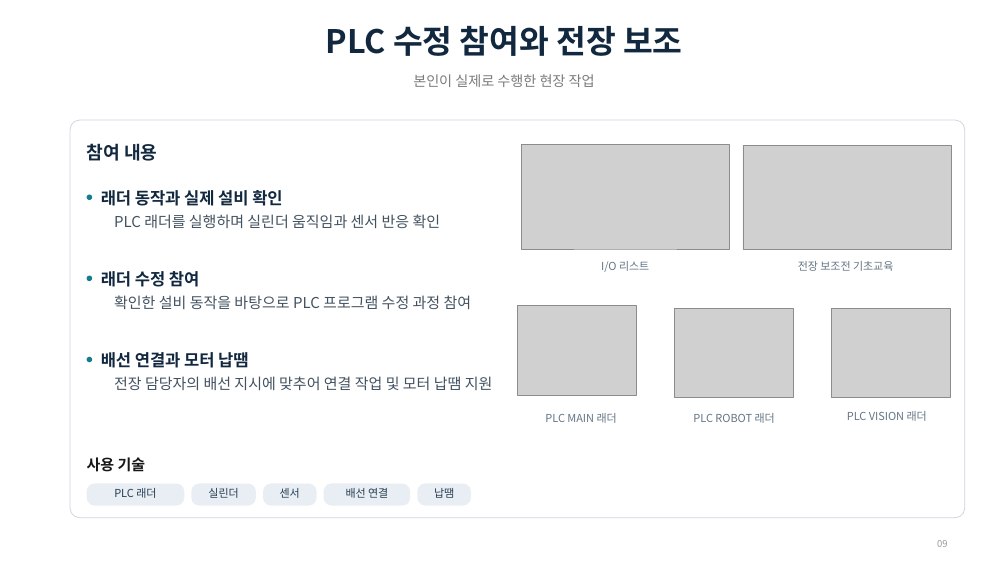
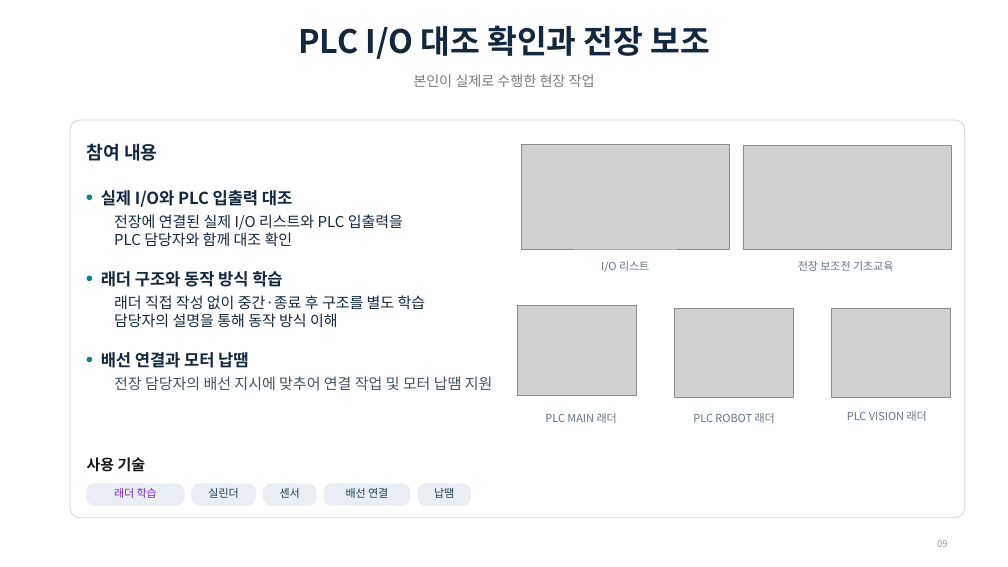
Before and after one commit to ghjyuwe1-sudo/project, a slide deck: slide 9 of portfolio/portfolio.pptx. Drawn at 1008x567 pixels with LibreOffice and Linux fonts; fonts in the diff are those of the drawing; grey boxes stand for pictures. Boxes give left, top, right and bottom in pixels: in the first picture for what was removed or moved away, otherwise in the second. Text is boxed around its words. In the diff, an @@ line names an element or a change of style, - is before the commit and + after.

```diff
--- a/portfolio/portfolio.pptx
+++ b/portfolio/portfolio.pptx
@@ text at [298, 25, 709, 59]: text changed @@
-PLC 수정 참여와 전장 보조
+PLC I/O 대조 확인과 전장 보조
@@ text at [101, 190, 292, 207]: text changed @@
-래더 동작과 실제 설비 확인
+실제 I/O와 PLC 입출력 대조
@@ text at [114, 214, 403, 246]: text changed; text colour #435261 to #12283F @@
-PLC 래더를 실행하며 실린더 움직임과 센서 반응 확인
+전장에 연결된 실제 I/O 리스트와 PLC 입출력을
+PLC 담당자와 함께 대조 확인
@@ text at [101, 271, 282, 287]: text changed @@
-래더 수정 참여
+래더 구조와 동작 방식 학습
@@ text at [114, 295, 426, 328]: text changed; text colour #435261 to #12283F @@
-확인한 설비 동작을 바탕으로 PLC 프로그램 수정 과정 참여
+래더 직접 작성 없이 중간·종료 후 구조를 별도 학습
+담당자의 설명을 통해 동작 방식 이해
@@ text at [114, 488, 157, 498]: text changed; text colour #263E54 to #7B2CBF @@
-PLC 래더
+래더 학습
```
Also in this commit, not shown: 6 other slides changed.
